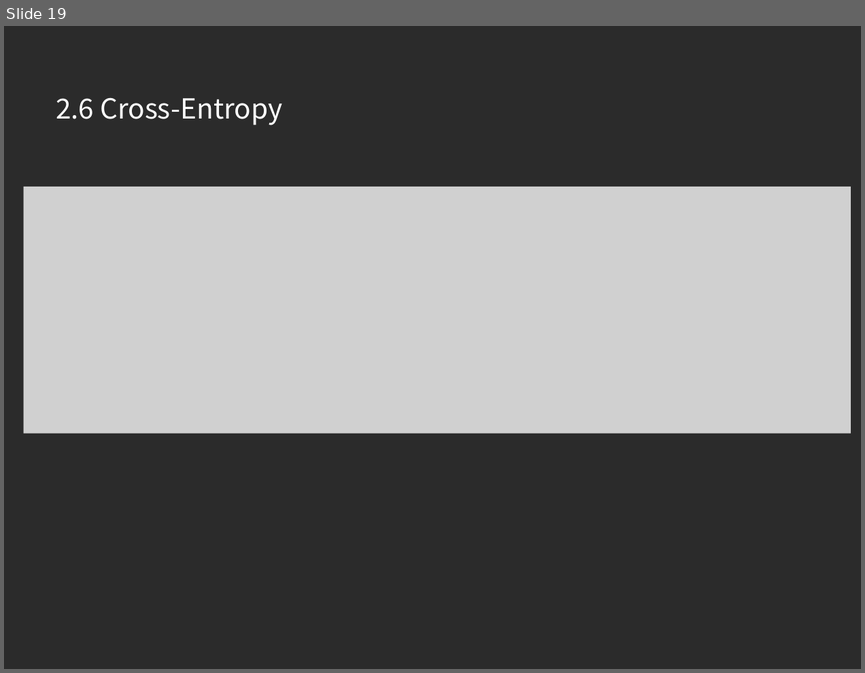
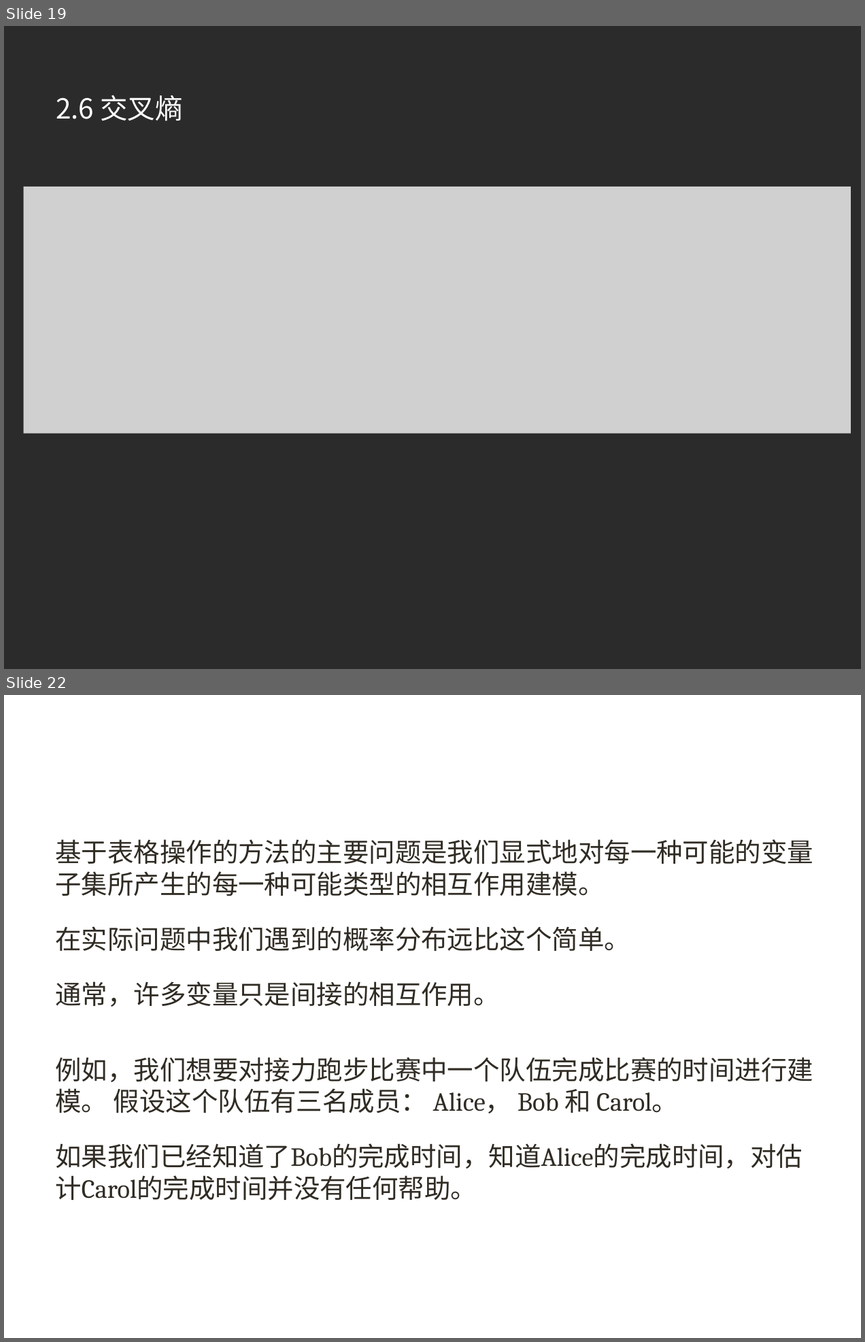
Before and after one commit to xuqinkun/Report, a slide deck: Deep Learning-3.12-3.14.pptx. Shown one above the other, each under a label of ours: slide 19 before the commit, slides 19 and 22 after it; the slides between them are not shown. The pictures are 865x673 and 865x1342 pixels, drawn with LibreOffice and Linux fonts; fonts in the diff are those of the drawing; grey boxes stand for pictures; background and template pictures are left out; a plain dark background stands for a picture behind light text. Boxes give left, top, right and bottom in pixels: in the first picture for what was removed or moved away, otherwise in the second. Text is boxed around its words. In the diff, an @@ line names an element or a change of style, - is before the commit and + after.

```diff
--- a/Deep Learning-3.12-3.14.pptx
+++ b/Deep Learning-3.12-3.14.pptx
@@ slide 22 added at bbox=[4, 695, 861, 1338], background picture (left out) @@
@@ title added at bbox=[47, 745, 801, 816], 40 pt, text #FFFFFF @@
+3.2 结构化概率模型
@@ text added at bbox=[56, 839, 814, 1006], 22 pt, text #302C24 @@
+基于表格操作的方法的主要问题是我们显式地对每一种可能的变量子集所产生的每一种可能类型的相互作用建模。
+在实际问题中我们遇到的概率分布远比这个简单。
+通常，许多变量只是间接的相互作用。
@@ text added at bbox=[56, 1057, 814, 1200], 22 pt, text #302C24 @@
+例如，我们想要对接力跑步比赛中一个队伍完成比赛的时间进行建模。 假设这个队伍有三名成员： Alice， Bob 和 Carol。
+如果我们已经知道了Bob的完成时间，知道Alice的完成时间，对估计Carol的完成时间并没有任何帮助。
@@ slide 19 changed as well @@
@@ title at bbox=[56, 95, 183, 121]: text changed @@
-2.6 Cross-Entropy
+2.6 交叉熵
```
Also in this commit, not shown: 10 other slides changed, 11 other slides added, 11 slides removed.
